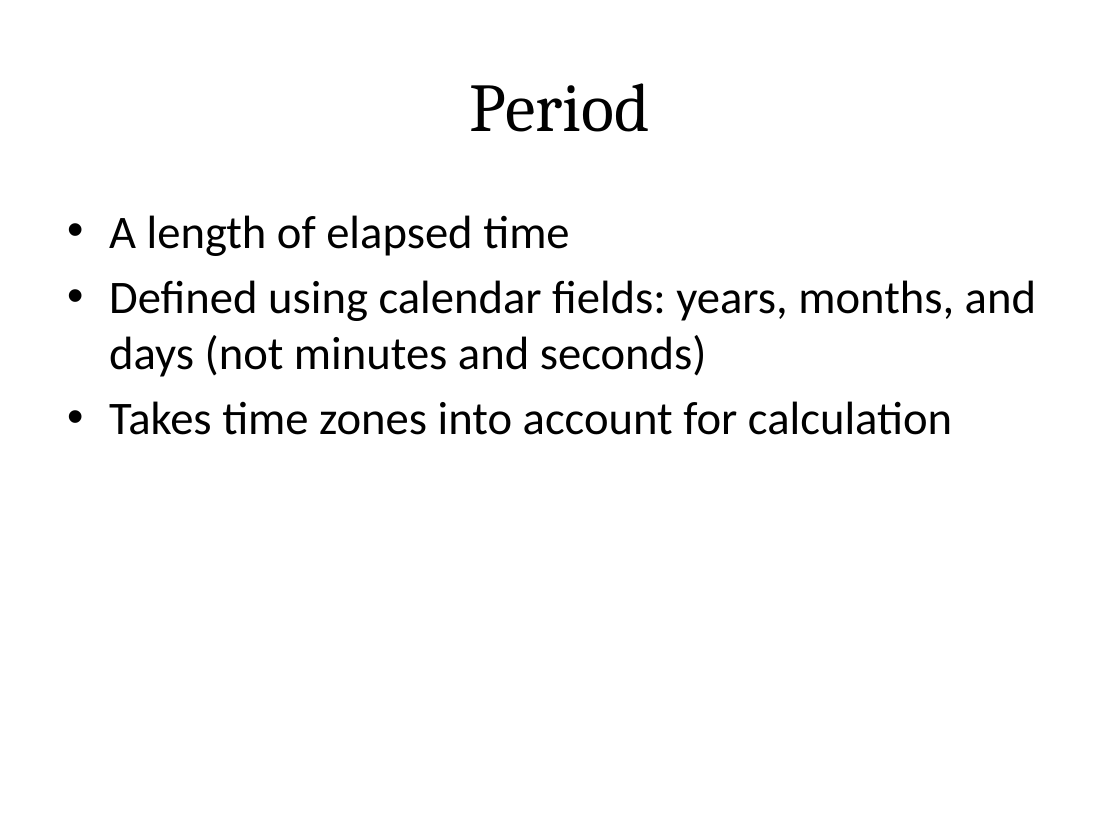
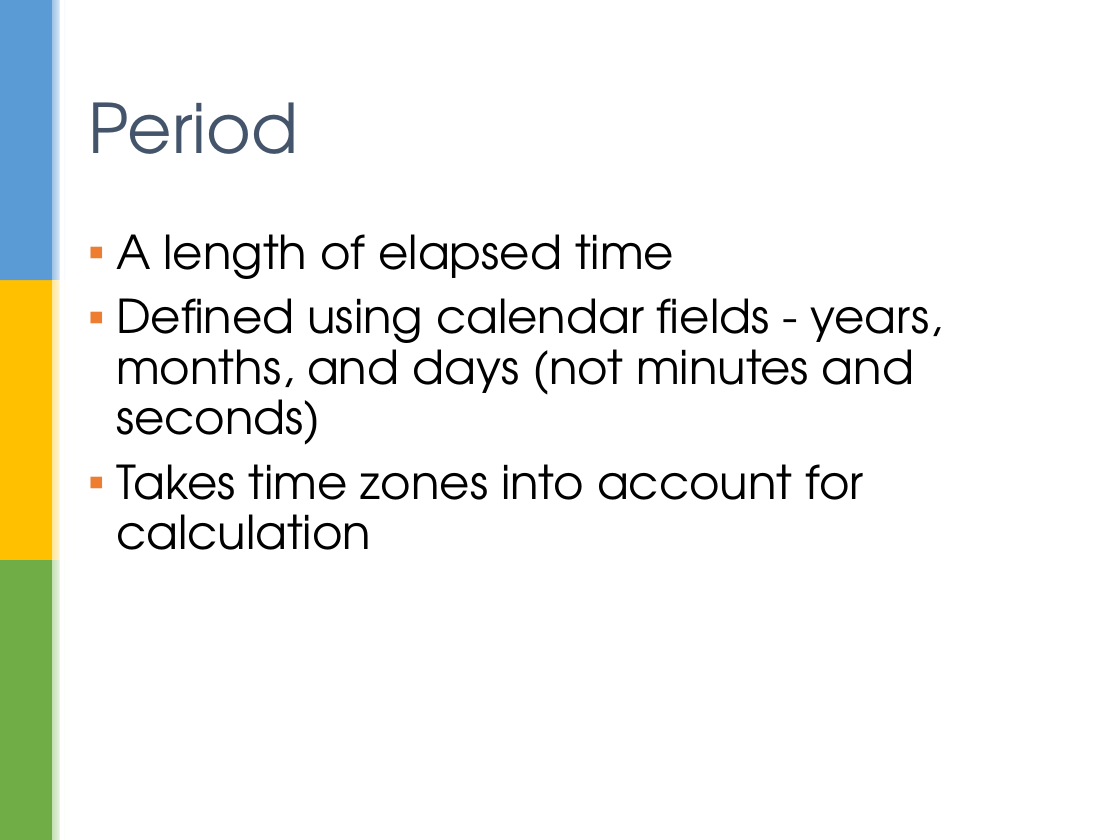
Before and after one commit to sualeh/make-a-date, a slide deck: slide 25 of Java 8 Date and Time API.pptx. Drawn at 1120x840 pixels with LibreOffice and Linux fonts; fonts in the diff are those of the drawing; background and template pictures are left out. Boxes give left, top, right and bottom in pixels: in the first picture for what was removed or moved away, otherwise in the second. Text is boxed around its words. In the diff, an @@ line names an element or a change of style, - is before the commit and + after.

```diff
--- a/Java 8 Date and Time API.pptx
+++ b/Java 8 Date and Time API.pptx
@@ group added at <box>0,0,66,840</box>: 7 rectangles @@
@@ title "Period": place and size @@
-title "Period" at <box>470,83,650,132</box>
+title "Period" at <box>88,102,298,154</box>
@@ title "Period" at <box>88,102,298,154</box>: font Cambria to TeX Gyre Adventor, text colour #000000 to #44546A; alignment centre to left @@
@@ text "A length of elapsed time": place and size @@
-text "A length of elapsed time" at <box>109,215,1036,435</box>
+text "A length of elapsed time" at <box>116,234,942,550</box>
@@ text at <box>116,234,863,550</box>: font Calibri to TeX Gyre Adventor in "A length of elapsed time", "Takes time zones into account for calculation"; bullet • to ▪; line spacing 1 to 0.9; more space between paragraphs @@
@@ text at <box>116,298,942,445</box>: text changed; font Calibri to TeX Gyre Adventor @@
-• Defined using calendar fields: years, months, and days (not minutes and seconds)
+▪ Defined using calendar fields - years, months, and days (not minutes and seconds)
```
Also in this commit, not shown: 41 other slides changed.
